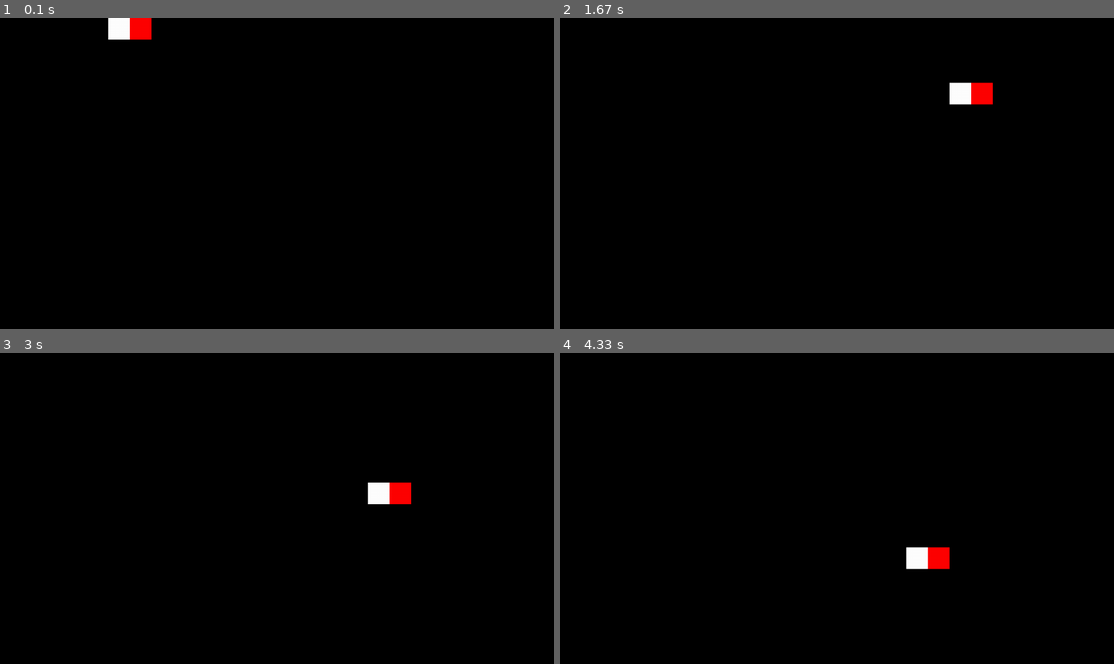
Above: before the commit, frames 1-4 (two rows, left to right).
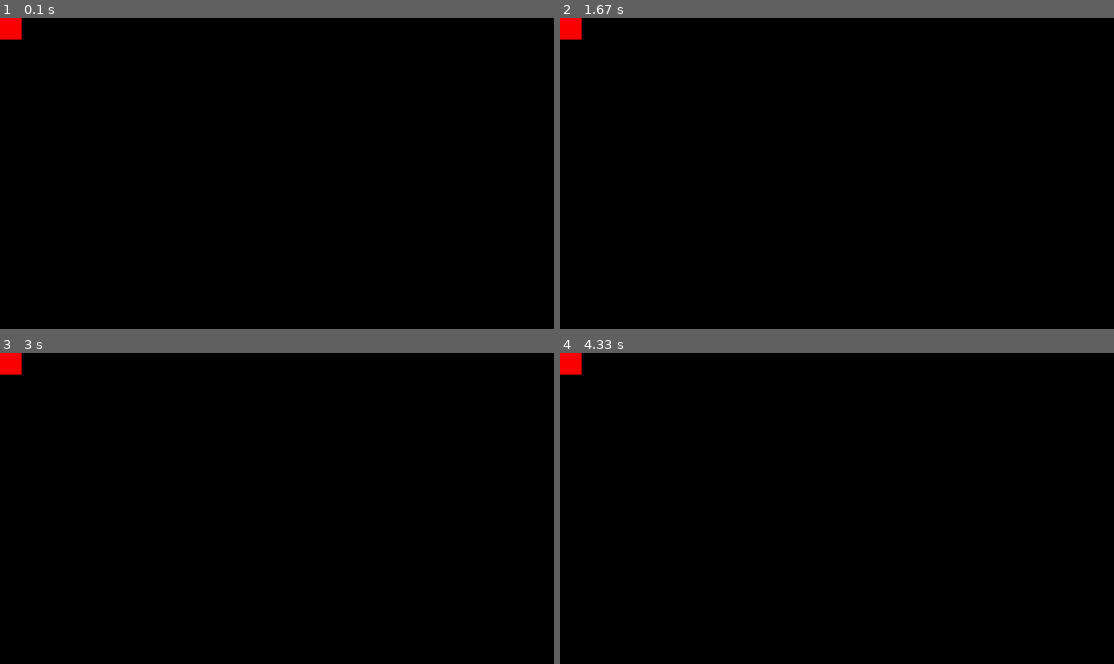
Above: after the commit, the same moments.

Repository: StuoodJ/FlyingShooter
Game: pygame game, started from Raytracerinprogress.py
The game is run twice, just before and just after one commit, with the same random seed, the same clock (stepped at 60 frames per second) and the same inputs.
Inputs:
- Up to frame 1 (0.1 s): no input
- Up to frame 2 (1.67 s): no input
- Up to frame 3 (3 s): no input
- Up to frame 4 (4.33 s): no input

The runs differ from the first frame. In frame 1, 0.8% of the frame differs, in the area x 0-28%, y 0-8%; in frame 2, 0.9%, in the area x 0-79%, y 0-28%; in frame 3, 0.8%; in frame 4, 0.8%.

Commit message:
add function.py into ray andrep

Diff:
--- a/Raytracerinprogress.py
+++ b/Raytracerinprogress.py
@@ -1,6 +1,5 @@
 # Example file showing a circle moving on screen
 import pygame
-
 # pygame setup
 pygame.init()
 display = pygame.display
@@ -16,6 +15,7 @@
 rayY = 0
 rayW = rayRes * 10
 rayH = rayRes * 10
+import functions
 
 while running:
     # poll for events
@@ -27,21 +27,7 @@
     # fill the screen with a color to wipe away anything from last frame
     screen.fill("black")
 
-
-
-
-    if rayX < dW - 9:
-        bRX = rayX
-        bRY = rayY
-        pygame.draw.rect(screen, (255, 255, 255), (bRX, bRY, rayW, rayH))
-        rayX += rayRes * 10
-    elif rayX >= dW:
-        rayX = 0
-        rayY += rayRes * 10
-    elif rayY >= dH:
-        rayY = 0
-        rayX = 0
-
+    functions.Raytrace(pygame.draw.rect, screen, rayX, rayY, rayW, rayH, dW, dH, rayRes)
     pygame.draw.rect(screen, rayCol, (rayX, rayY, rayW, rayH))
     # flip() the display to put your work on screen
     display.flip()
--- /dev/null
+++ b/functions.py
@@ -0,0 +1,13 @@
+
+def Raytrace(pgame, screen, rx, ry, rw, rh, dw, dh, rR):
+    if rx < dw - 9:
+        brx = rx
+        bry = ry
+        pgame(screen, (255, 255, 255), (brx, bry, rw, rh))
+        rx += rR * 10
+    elif rx >= dw:
+        rx = 0
+        ry += rR * 10
+    elif ry >= dh:
+        ry = 0
+        rx = 0
